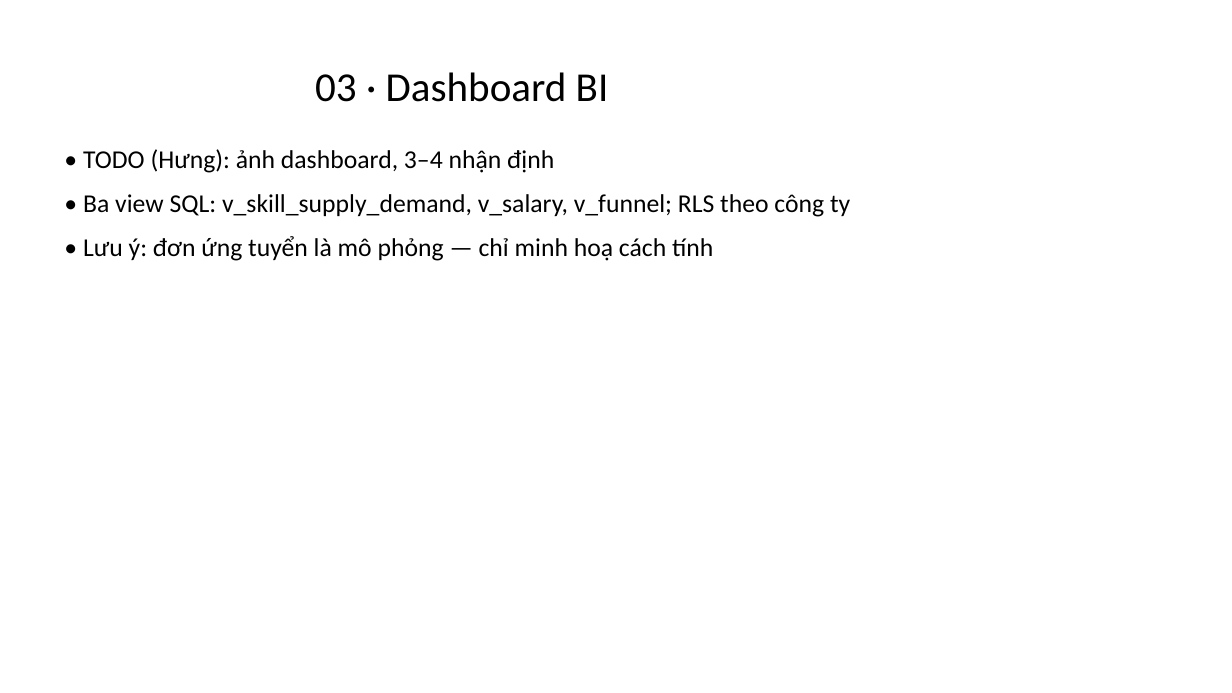
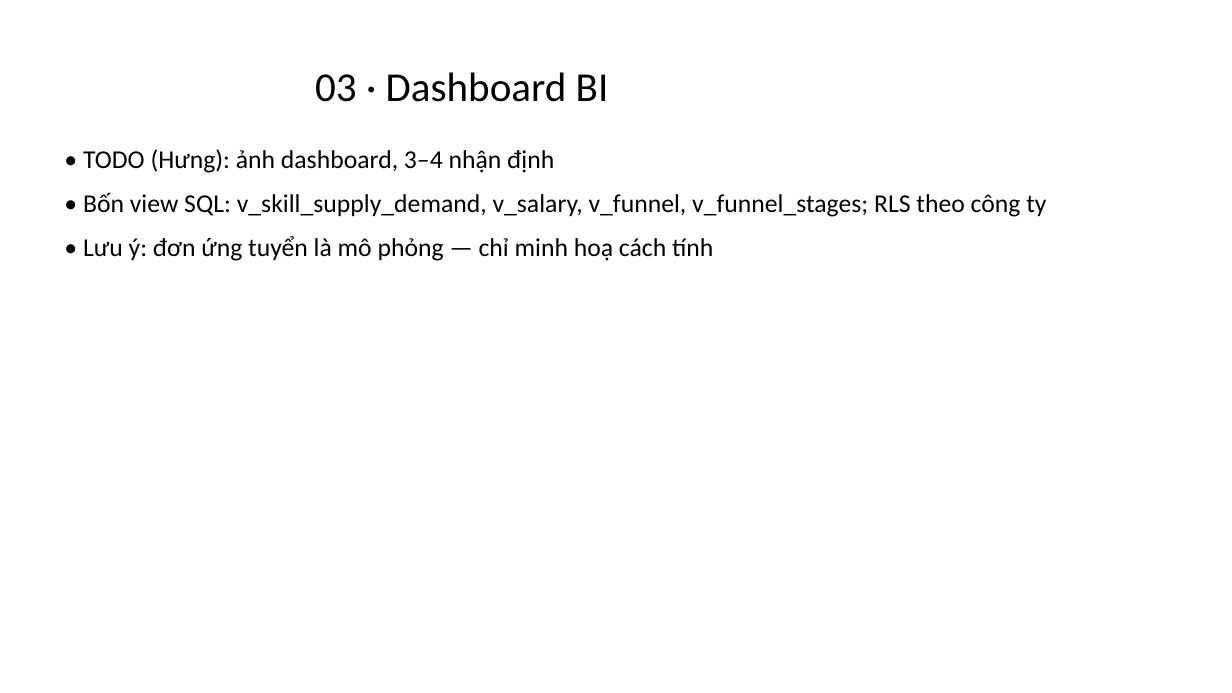
Before and after one commit to tbill111/TimKiemViecLam, a slide deck: slide 8 of docs/report/Slide_TH3.pptx. Drawn at 1232x693 pixels with LibreOffice and Linux fonts; fonts in the diff are those of the drawing. Boxes give left, top, right and bottom in pixels: in the first picture for what was removed or moved away, otherwise in the second. Text is boxed around its words. In the diff, an @@ line names an element or a change of style, - is before the commit and + after.

Commit message:
docs: sửa theo review – 4 view BI, nguồn nhãn do agent AI gán, đối chiếu kho hình sao, chú thích gen_erd

```diff
--- a/docs/report/Slide_TH3.pptx
+++ b/docs/report/Slide_TH3.pptx
@@ text at <box>83,192,1046,217</box>: text changed @@
-• Ba view SQL: v_skill_supply_demand, v_salary, v_funnel; RLS theo công ty
+• Bốn view SQL: v_skill_supply_demand, v_salary, v_funnel, v_funnel_stages; RLS theo công ty
```
Also in this commit, not shown: 1 other slide changed, 7 other files.
